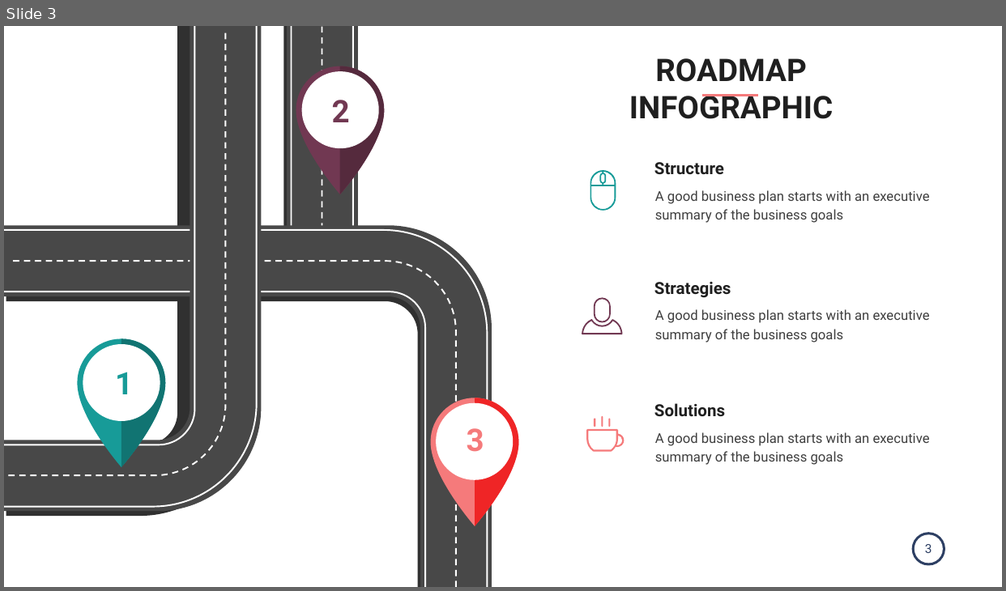
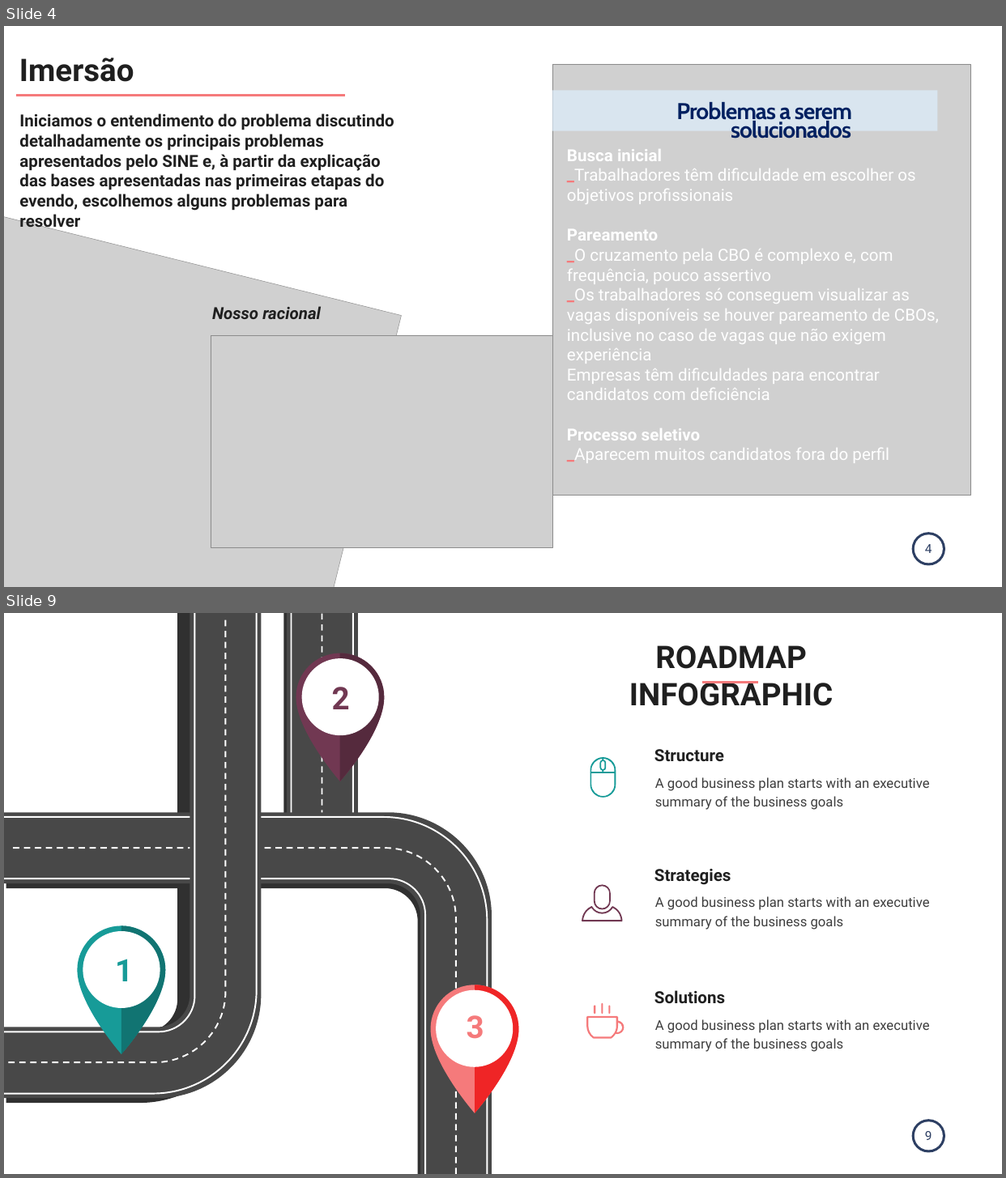
Before and after one commit to jonasplima/coronathon, a slide deck: Documentação Projeto/Roadmap Slides V1 Powerpoint Template.pptx. Shown one above the other, each under a label of ours: slide 3 before the commit, slides 4 and 9 after it; the slides between them are not shown. The pictures are 1006x591 and 1006x1178 pixels, drawn with LibreOffice and Linux fonts; fonts in the diff are those of the drawing; grey boxes stand for pictures. Boxes give left, top, right and bottom in pixels: in the first picture for what was removed or moved away, otherwise in the second. Text is boxed around its words. In the diff, an @@ line names an element or a change of style, - is before the commit and + after.

```diff
--- a/Documentação Projeto/Roadmap Slides V1 Powerpoint Template.pptx
+++ b/Documentação Projeto/Roadmap Slides V1 Powerpoint Template.pptx
@@ slide 4 added at bbox=[4, 26, 1002, 587], background #FFFFFF; not listed: 3 template elements that a slide beside it also shows @@
@@ text added at bbox=[19, 58, 134, 82], 60 pt, text #1F1F1F, bold @@
+Imersão
@@ picture added at bbox=[552, 64, 970, 495] @@
@@ line added from (16, 95) to (345, 95), #F57A7B 5 pt @@
@@ rectangle added at bbox=[552, 90, 938, 131], fill #DEF0FF at 68% opacity @@
@@ text added at bbox=[19, 113, 394, 211], 32 pt, text #1F1F1F, bold @@
+Iniciamos o entendimento do problema discutindo detalhadamente os principais problemas apresentados pelo SINE e, à partir da explicação das bases apresentadas nas primeiras etapas do evendo, escolhemos alguns problemas para resolver
@@ text added at bbox=[676, 102, 852, 139], 44 pt, text #002060, bold @@
+Problemas a serem solucionados
@@ text added at bbox=[567, 149, 939, 460], 32 pt, text #FFFFFF @@
+Busca inicial
+_Trabalhadores têm dificuldade em escolher os objetivos profissionais
+Pareamento
+_O cruzamento pela CBO é complexo e, com frequência, pouco assertivo
+_Os trabalhadores só conseguem visualizar as vagas disponíveis se houver pareamento de CBOs, inclusive no caso de vagas que não exigem experiência
+Empresas têm dificuldades para encontrar candidatos com deficiência
+Processo seletivo
+_Aparecem muitos candidatos fora do perfil
@@ picture added at bbox=[4, 212, 402, 587] @@
@@ text added at bbox=[212, 306, 321, 319], 32 pt, text #1F1F1F, bold, italic @@
+Nosso racional
@@ picture added at bbox=[211, 335, 552, 548] @@
@@ what was slide 3 is now slide 9 @@
@@ page number at bbox=[925, 1131, 932, 1140]: text changed @@
-3
+9
```
Also in this commit, not shown: 2 slides changed, 5 other slides added, 3 other files.
